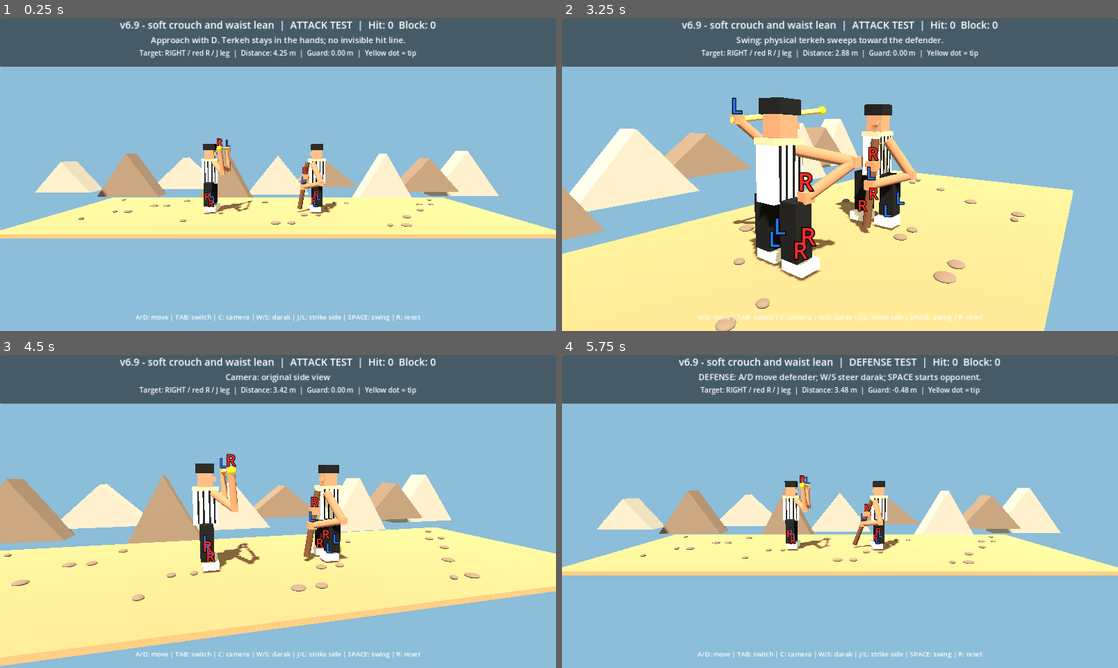
Above: before the commit, frames 1-4 (two rows, left to right).
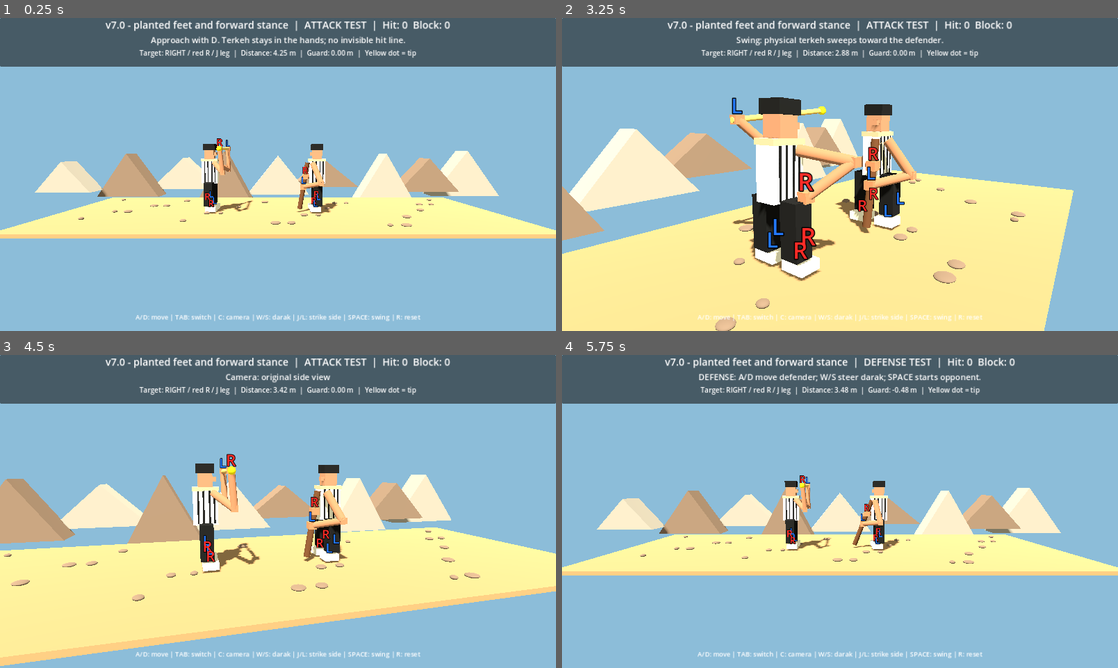
Above: after the commit, the same moments.

Repository: vahidainima-prog/tarke-darak-game
Game: Godot game, scene res://main.tscn
Same seed, same stepped clock (60 frames per second), same inputs: the game is played once before the commit and once after it.
Inputs:
- Up to frame 1 (0.25 s): no input
- Up to frame 2 (3.25 s): tap Enter at 0.5 s; hold D 0.53-1.28 s; tap C at 0.6 s; tap Space at 0.77, 1.52, 3.02 s; hold S 1.28-2.03 s; tap Tab at 1.35 s; hold D 2.03-2.78 s; tap R at 2.1 s; hold W from 2.78 s (still down); tap J at 2.85 s
- Up to frame 3 (4.5 s): release W at 3.53 s; hold A from 3.53 s (still down); tap L at 3.6 s; tap Space at 3.77 s; tap C at 4.35 s
- Up to frame 4 (5.75 s): tap Space at 4.52 s; release A at 5.03 s; hold S from 5.03 s (still down); tap Tab at 5.1 s

The runs differ from the first frame. In frame 1, 0.9% of the frame differs, in the area x 19-81%, y 0-5%; in frame 2, 1.2%, in the area x 19-81%, y 0-80%; in frame 3, 0.9%; in frame 4, 1.0%.

Commit message:
Keep planted foot grounded and add mirrored forward stance during strikes

Diff:
--- a/tarke_darak_godot_v2/main.gd
+++ b/tarke_darak_godot_v2/main.gd
@@ -2,7 +2,7 @@
 
 # Godot 4.x — visual mechanics test. Side camera looks along -Z.
 # Feint depth: negative Z is BEHIND the attacker; positive Z is IN FRONT.
-const BUILD_LABEL := "v6.9 - soft crouch and waist lean"
+const BUILD_LABEL := "v7.0 - planted feet and forward stance"
 const DEF_X := 1.55
 const MIN_X := -4.7
 const MAX_X := 0.35
@@ -442,38 +442,35 @@
 	return [bottom, top]
 
 func animate_footwork(character: Node3D, phase: float, motion: float, swing_pose: float, facing: float) -> void:
-	# Small alternating steps and weight transfer, inspired by the paired dance.
-	# Feet return to their original local positions when movement stops.
+	# Stable stance: one foot forward on the driving-hand side.
+	# No phase-based jitter during a strike; the planted foot stays grounded.
 	var stride := minf(1.0, absf(motion) / 1.8)
-	var accent := sin(swing_pose * PI) if swing_pose > 0.0 else 0.0
-	var bend := smoothstep(0.12, 0.78, swing_pose) if facing > 0.0 else 0.0
-	# Small weight drop and knee flex; preserve the existing rear-start arc.
-	var crouch := 0.13 * bend
+	var crouch_blend := smoothstep(0.12, 0.78, swing_pose) if facing > 0.0 else 0.0
+	var crouch := 0.13 * crouch_blend
 	for child in character.get_children():
 		if not child is Node3D:
 			continue
 		var n := child as Node3D
-		if n.name == "Debit trousers" or n.name == "Giveh":
-			# There are two nodes of each name; Godot auto-renames the second one.
-			pass
 		if n.name.begins_with("Debit trousers") or n.name.begins_with("Giveh"):
 			var side := -1.0 if n.position.z < 0.0 else 1.0
-			var base_x := facing * 0.08 if n.name.begins_with("Giveh") else 0.0
+			var driving_side := -float(strike_side)
+			var forward_leg := side * driving_side > 0.0
+			var stance_offset := (0.15 if forward_leg else -0.10) * crouch_blend if facing > 0.0 else 0.0
 			var step := sin(phase + (0.0 if side < 0.0 else PI))
-			n.position.x = base_x + 0.19 * stride * step + facing * 0.08 * accent
+			var walking_offset := 0.19 * stride * step * (1.0 - crouch_blend)
 			if n.name.begins_with("Debit trousers"):
-				# Low-poly knee flex: tilt each leg slightly while the feet stay grounded.
-				n.rotation.z = -facing * 0.17 * bend
-				n.position.y = 0.70 - 0.055 * bend + 0.08 * stride * maxf(0.0, step)
+				n.position.x = stance_offset + walking_offset
+				n.position.y = 0.70 - 0.045 * crouch_blend + 0.08 * stride * maxf(0.0, step) * (1.0 - crouch_blend)
+				n.rotation.z = -facing * (0.10 if forward_leg else 0.07) * crouch_blend
 			else:
+				# Shoes remain on the floor; no unwanted left-foot lift.
+				n.position.x = facing * 0.08 + stance_offset + walking_offset
+				n.position.y = 0.12 + 0.08 * stride * maxf(0.0, step) * (1.0 - crouch_blend)
 				n.rotation.z = 0.0
-				n.position.y = 0.12 + 0.08 * stride * maxf(0.0, step)
-				n.position.x += facing * 0.035 * bend
 		elif n.name == "WaistJoint":
-			# One anatomical hinge carries clothing, head and shoulders together.
-			n.rotation.z = -facing * (0.05 * stride * sin(phase) + 0.38 * bend)
-			n.rotation.y = float(strike_side) * 0.28 * bend if facing > 0.0 else 0.0
-			n.position = Vector3(facing * 0.08 * bend, 1.14 - crouch, 0.0)
+			n.rotation.z = -facing * (0.05 * stride * sin(phase) * (1.0 - crouch_blend) + 0.38 * crouch_blend)
+			n.rotation.y = float(strike_side) * 0.28 * crouch_blend if facing > 0.0 else 0.0
+			n.position = Vector3(facing * 0.08 * crouch_blend, 1.14 - crouch, 0.0)
 
 func update_visuals() -> void:
 	attacker.position.x = attack_x
